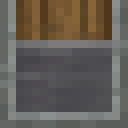
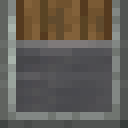
Layers edited between the first and the second (128, 128) image:
painted on "Calque copié" over (x1=0, y1=0, x2=128, y2=128)
hid "monitor_normal_38.png" over (x1=0, y1=0, x2=128, y2=128)
